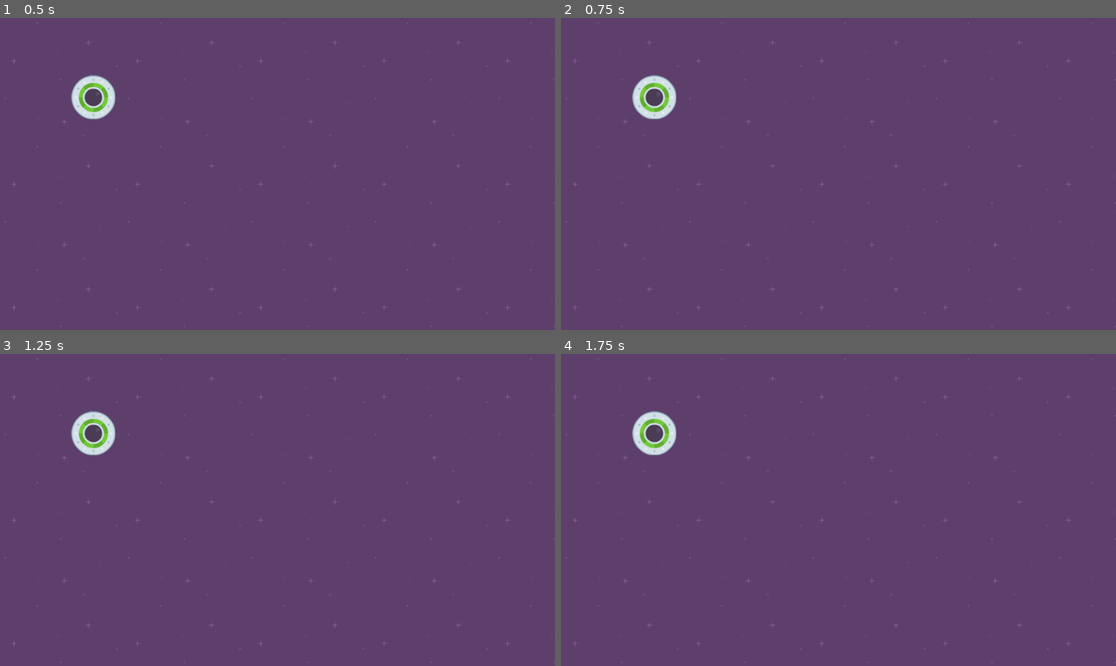
Above: before the commit, frames 1-4 (two rows, left to right).
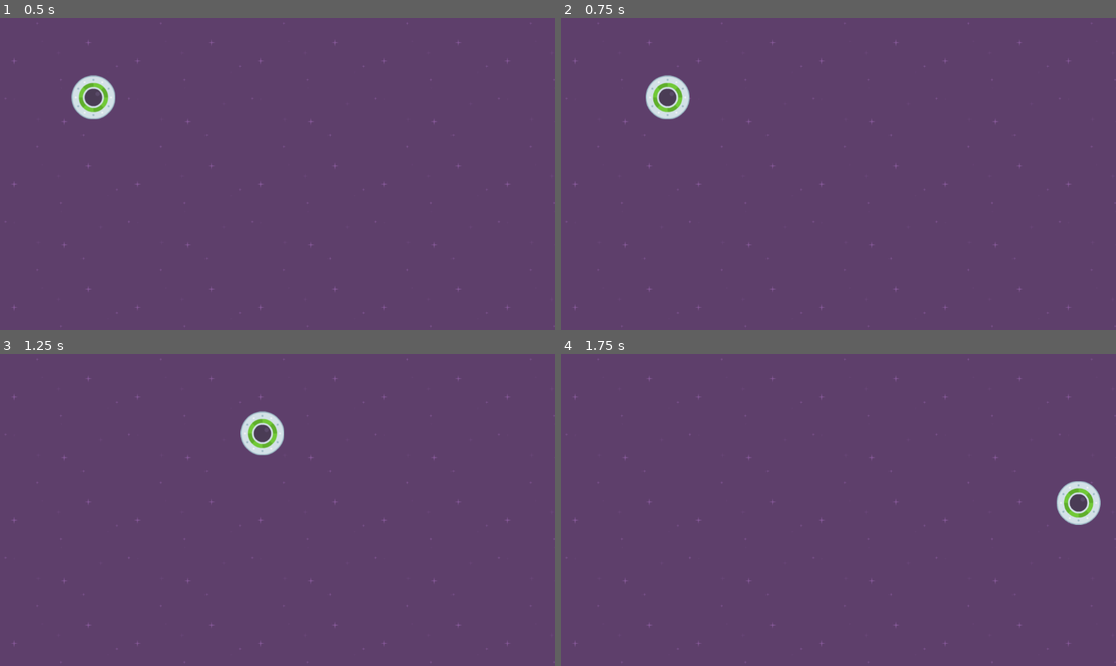
Above: after the commit, the same moments.

Repository: RagingTurtle/learning_godot
Game: Godot game, scene res://level_1.tscn
Same seed, same stepped clock (60 frames per second), same inputs: the game is played once before the commit and once after it.
Inputs:
- Up to frame 1 (0.5 s): no input
- Up to frame 2 (0.75 s): tap Enter at 0.5 s; hold Right (move_right, bound only after the commit) from 0.53 s (still down)
- Up to frame 3 (1.25 s): keep holding Right (move_right, bound only after the commit)
- Up to frame 4 (1.75 s): release Right (move_right, bound only after the commit) at 1.28 s; hold Down (move_down, bound only after the commit) from 1.28 s (still down)

Frame 1 is identical in both runs. In frame 2, 1.1% of the frame differs, in the area x 12-24%, y 18-33%; in frame 3, 1.5%, in the area x 12-52%, y 18-33%; in frame 4, 1.5%.

Commit message:
movement

Diff:
--- a/Speedy Saucer/player.gd
+++ b/Speedy Saucer/player.gd
@@ -1,11 +1,13 @@
 extends RigidBody2D
 
+var force = 1500
 
-# Called when the node enters the scene tree for the first time.
-func _ready():
-	pass # Replace with function body.
-
-
-# Called every frame. 'delta' is the elapsed time since the previous frame.
-func _process(delta):
-	pass
+func _physics_process(delta):
+	if Input.is_action_pressed("move_right"):
+		apply_force(Vector2(force, 0))
+	if Input.is_action_pressed("move_left"):
+		apply_force(Vector2(-force, 0))
+	if Input.is_action_pressed("move_up"):
+		apply_force(Vector2(0, -force))
+	if Input.is_action_pressed("move_down"):
+		apply_force(Vector2(0, force))
--- a/Speedy Saucer/project.godot
+++ b/Speedy Saucer/project.godot
@@ -14,3 +14,34 @@
 run/main_scene="res://level_1.tscn"
 config/features=PackedStringArray("4.1", "Forward Plus")
 config/icon="res://icon.svg"
+
+[display]
+
+window/vsync/vsync_mode=0
+
+[input]
+
+move_right={
+"deadzone": 0.5,
+"events": [Object(InputEventKey,"resource_local_to_scene":false,"resource_name":"","device":0,"window_id":0,"alt_pressed":false,"shift_pressed":false,"ctrl_pressed":false,"meta_pressed":false,"pressed":false,"keycode":0,"physical_keycode":4194321,"key_label":0,"unicode":0,"echo":false,"script":null)
+, Object(InputEventKey,"resource_local_to_scene":false,"resource_name":"","device":0,"window_id":0,"alt_pressed":false,"shift_pressed":false,"ctrl_pressed":false,"meta_pressed":false,"pressed":false,"keycode":0,"physical_keycode":68,"key_label":0,"unicode":0,"echo":false,"script":null)
+]
+}
+move_left={
+"deadzone": 0.5,
+"events": [Object(InputEventKey,"resource_local_to_scene":false,"resource_name":"","device":-1,"window_id":0,"alt_pressed":false,"shift_pressed":false,"ctrl_pressed":false,"meta_pressed":false,"pressed":false,"keycode":0,"physical_keycode":4194319,"key_label":0,"unicode":0,"echo":false,"script":null)
+, Object(InputEventKey,"resource_local_to_scene":false,"resource_name":"","device":-1,"window_id":0,"alt_pressed":false,"shift_pressed":false,"ctrl_pressed":false,"meta_pressed":false,"pressed":false,"keycode":0,"physical_keycode":65,"key_label":0,"unicode":97,"echo":false,"script":null)
+]
+}
+move_up={
+"deadzone": 0.5,
+"events": [Object(InputEventKey,"resource_local_to_scene":false,"resource_name":"","device":-1,"window_id":0,"alt_pressed":false,"shift_pressed":false,"ctrl_pressed":false,"meta_pressed":false,"pressed":false,"keycode":0,"physical_keycode":4194320,"key_label":0,"unicode":0,"echo":false,"script":null)
+, Object(InputEventKey,"resource_local_to_scene":false,"resource_name":"","device":-1,"window_id":0,"alt_pressed":false,"shift_pressed":false,"ctrl_pressed":false,"meta_pressed":false,"pressed":false,"keycode":0,"physical_keycode":87,"key_label":0,"unicode":119,"echo":false,"script":null)
+]
+}
+move_down={
+"deadzone": 0.5,
+"events": [Object(InputEventKey,"resource_local_to_scene":false,"resource_name":"","device":-1,"window_id":0,"alt_pressed":false,"shift_pressed":false,"ctrl_pressed":false,"meta_pressed":false,"pressed":false,"keycode":0,"physical_keycode":4194322,"key_label":0,"unicode":0,"echo":false,"script":null)
+, Object(InputEventKey,"resource_local_to_scene":false,"resource_name":"","device":-1,"window_id":0,"alt_pressed":false,"shift_pressed":false,"ctrl_pressed":false,"meta_pressed":false,"pressed":false,"keycode":0,"physical_keycode":83,"key_label":0,"unicode":115,"echo":false,"script":null)
+]
+}
